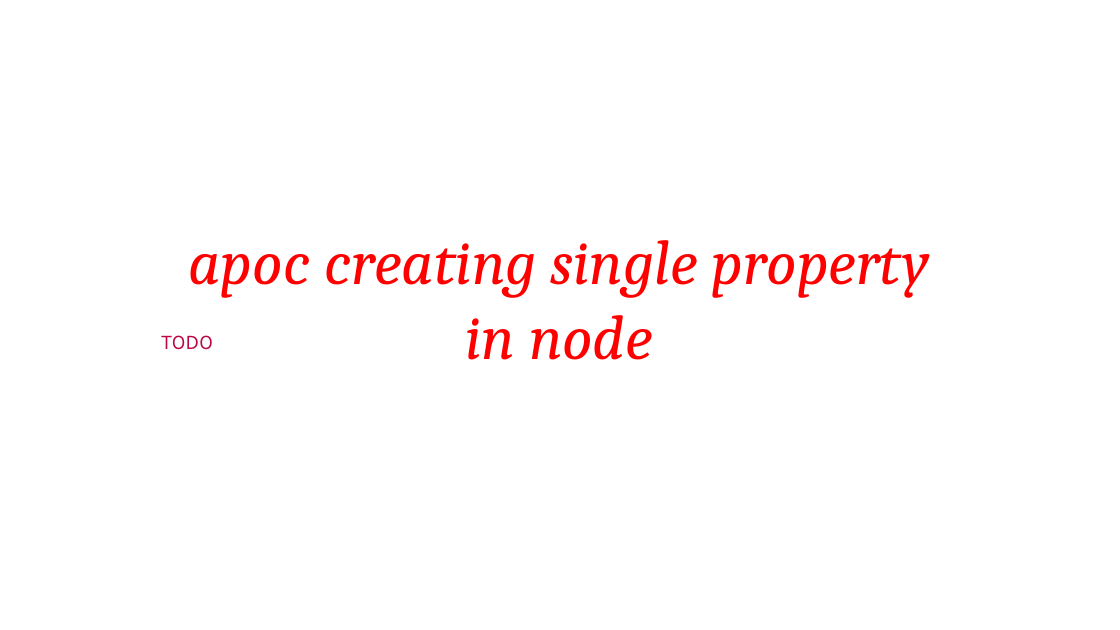
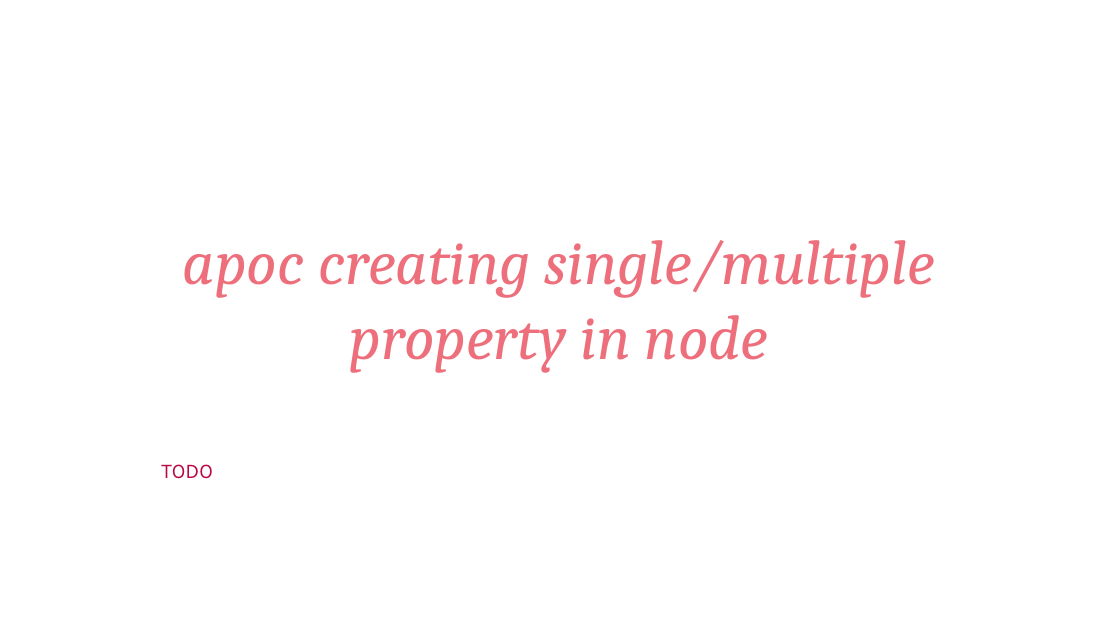
Before and after one commit to Saleel-Bagde/PPT-s, a slide deck: slide 41 of Neo4j.pptx. Drawn at 1120x630 pixels with LibreOffice and Linux fonts; fonts in the diff are those of the drawing. Boxes give left, top, right and bottom in pixels: in the first picture for what was removed or moved away, otherwise in the second. Text is boxed around its words. In the diff, an @@ line names an element or a change of style, - is before the commit and + after.

```diff
--- a/Neo4j.pptx
+++ b/Neo4j.pptx
@@ text at box(183, 240, 935, 373): text changed; text colour #FF0000 to #ED6F7B @@
-apoc creating single property in node
+apoc creating single/multiple property in node
@@ text "TODO": place and size @@
-text "TODO" at box(161, 335, 212, 350)
+text "TODO" at box(161, 464, 212, 479)
```
Also in this commit, not shown: 4 other slides changed.
